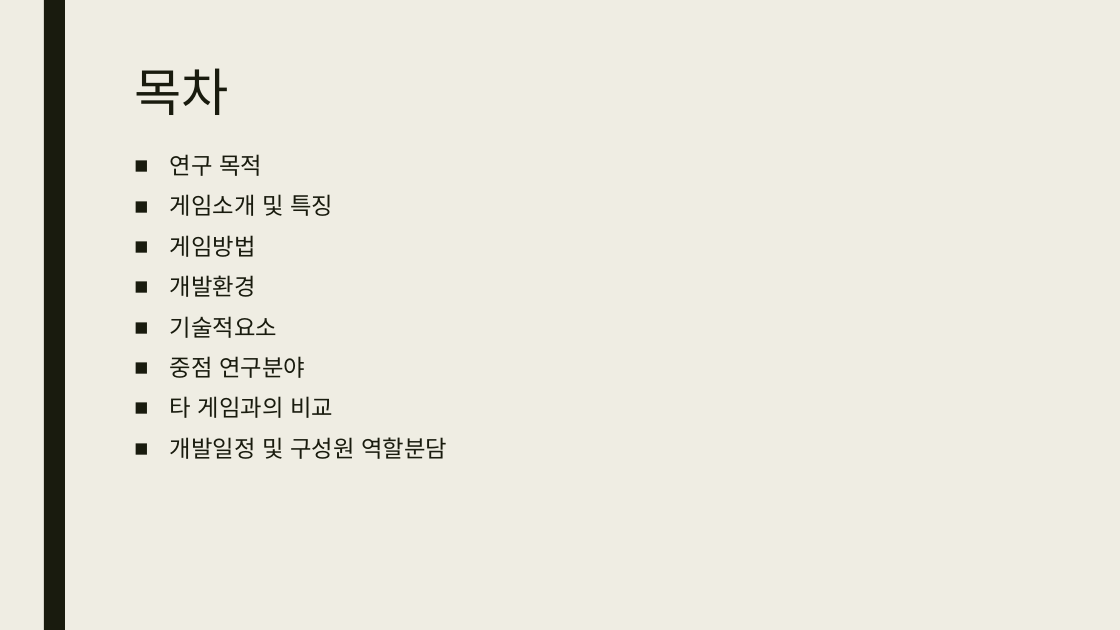
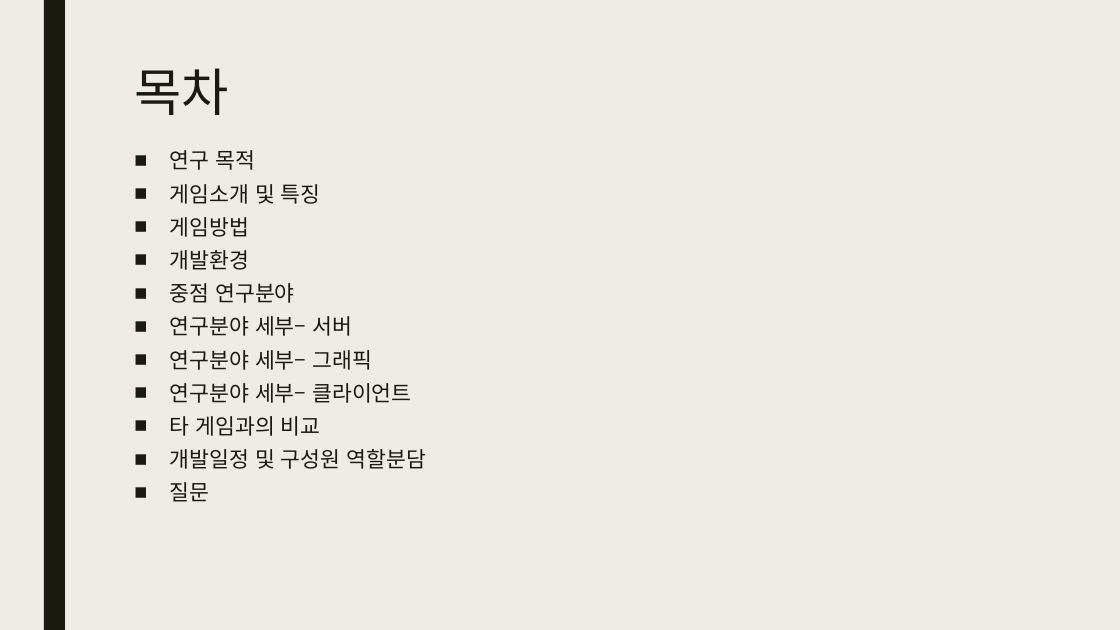
Before and after one commit to Kim2Kang/Documents, a slide deck: slide 2 of 제안서/발표용 제안서/Legend Of Doodle_김나단_김선필_강태규.pptx. Drawn at 1120x630 pixels with LibreOffice and Linux fonts; fonts in the diff are those of the drawing. Boxes give left, top, right and bottom in pixels: in the first picture for what was removed or moved away, otherwise in the second. Text is boxed around its words. In the diff, an @@ line names an element or a change of style, - is before the commit and + after.

Commit message:
학번추가 및 슬라이드 목차 수정

```diff
--- a/제안서/발표용 제안서/Legend Of Doodle_김나단_김선필_강태규.pptx
+++ b/제안서/발표용 제안서/Legend Of Doodle_김나단_김선필_강태규.pptx
@@ text at [170,150,426,469]: size 20 to 18.5 pt in "연구 목적", "게임소개 및 특징", "게임방법", "개발환경" and 3 more places; line spacing 0.94 to 0.74 @@
@@ text at [170,316,277,338]: paragraph removed @@
-■ 기술적요소
@@ text at [170,316,411,403]: paragraphs added @@
+■ 연구분야 세부– 서버
+■ 연구분야 세부– 그래픽
+■ 연구분야 세부– 클라이언트
@@ text at [170,482,210,502]: paragraph added @@
+■ 질문
```
Also in this commit, not shown: 1 other slide changed, 3 slides added, 1 slide removed, 1 other file.
